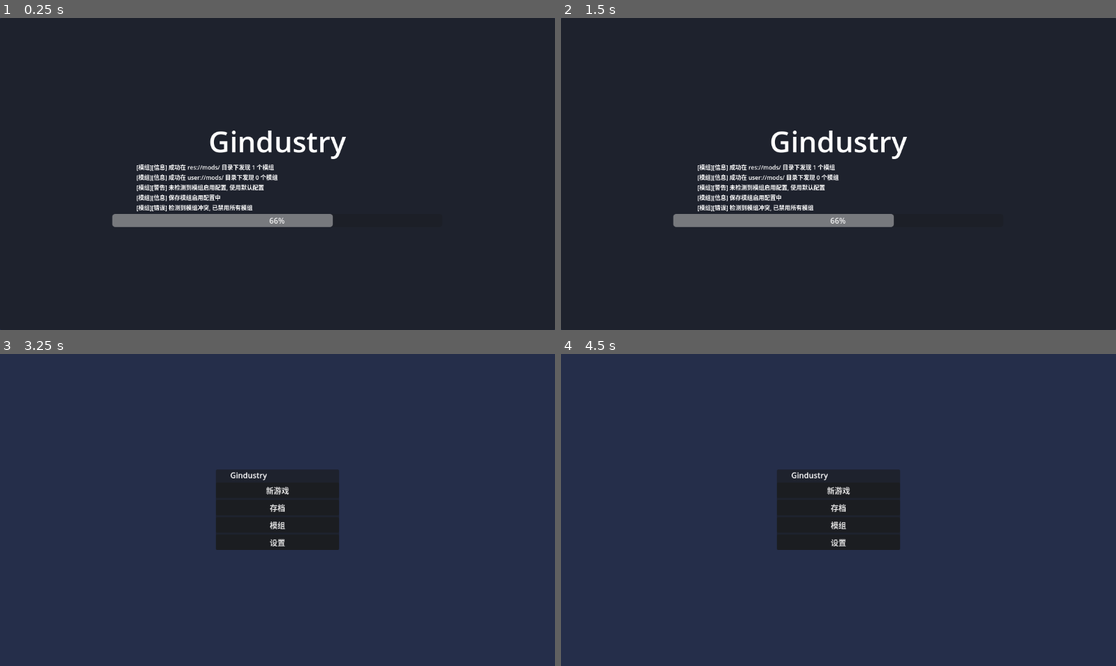
Above: before the commit, frames 1-4 (two rows, left to right).
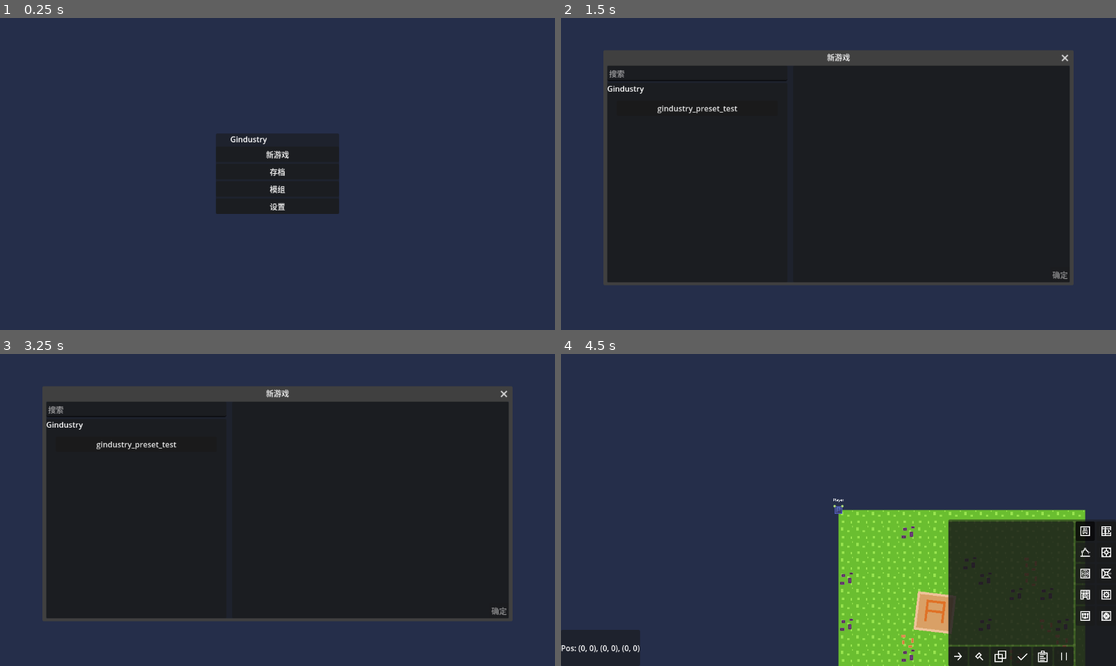
Above: after the commit, the same moments.

Repository: aawwaaa/gindustry
Game: Godot game, scene res://ui/main.tscn
Same seed, same stepped clock (60 frames per second), same inputs: the game is played once before the commit and once after it.
Inputs (mouse positions are in pixels of both pictures, inside the frame that each line leads up to):
- Up to frame 1 (0.25 s): no input
- Up to frame 2 (1.5 s): click (838, 155) at 0.5 s, where only the run after the commit has a clickable "新游戏"; click (838, 170) at 1.25 s, where only the run after the commit has a clickable "存档"
- Up to frame 3 (3.25 s): click (277, 525) at 2 s, where only the run after the commit has a clickable "模组"; click (277, 541) at 2.75 s, where only the run after the commit has a clickable "设置"
- Up to frame 4 (4.5 s): click (699, 444) at 3.5 s, where only the run after the commit has a clickable "gindustry_preset_test"; click (1060, 609) at 4.25 s, where only the run after the commit has a clickable "确定"

The runs differ from the first frame. In frame 1, 95% of the frame differs, in the area x 0-100%, y 0-100%; in frame 2, 46%; in frame 3, 58%; in frame 4, 31%.
Error before the commit: Parse Error: The member "DEFAULT_NAME" already exists in parent class ItemAdapter. (res://types/item/inventory.gd:8)

Commit message:
revert

Diff:
--- a/contents/buildings/dropped_item/dropped_item.gd
+++ b/contents/buildings/dropped_item/dropped_item.gd
@@ -14,13 +14,13 @@
 
 func _on_building_input_operation(operation: String, args: Array) -> void:
     if operation == "open_panel":
-        Global.input_handler.call_input_processor((ItemAdapter.DEFAULT_NAME), "access_target_ui", [self])
+        Global.input_handler.call_input_processor("item", "access_target_ui", [self])
     if operation == "drop_item":
-        Global.input_handler.call_input_processor((ItemAdapter.DEFAULT_NAME), "accept_drop_item", [self, args])
+        Global.input_handler.call_input_processor("item", "accept_drop_item", [self, args])
 
 func get_adapter_at(pos: Vector2i, type: String) -> EntityAdapter:
-    if pos != Vector2i.ZERO or type != (ItemAdapter.DEFAULT_NAME): return null
-    return entity.adapters[(ItemAdapter.DEFAULT_NAME)]
+    if pos != Vector2i.ZERO or type != "item": return null
+    return entity.adapters["item"]
 
 func _ready() -> void:
     inventory.content_display_group = entity.shadow.display_group
--- a/contents/buildings/test_build/test_build.gd
+++ b/contents/buildings/test_build/test_build.gd
@@ -9,7 +9,7 @@
 
 func _on_building_input_operation(operation: String, args: Array) -> void:
     if operation == "open_panel":
-        Global.input_handler.call_input_processor((ItemAdapter.DEFAULT_NAME), "access_target_ui", [self])
+        Global.input_handler.call_input_processor("item", "access_target_ui", [self])
 
 func _ready() -> void:
     item_select.content_display_group = entity.shadow.get_sub_node("group")
--- a/contents/input_handlers/desktop/desktop.gd
+++ b/contents/input_handlers/desktop/desktop.gd
@@ -17,7 +17,7 @@
     add_child(camera)
     item = DesktopInputHandler_Item.new(self)
     add_child(item)
-    input_processors[(ItemAdapter.DEFAULT_NAME)] = item
+    input_processors["item"] = item
     build = DesktopInputHandler_Build.new(self)
     add_child(build)
     input_processors["build"] = build
--- a/mods/gindustry/contents/presets/test/preset.gd
+++ b/mods/gindustry/contents/presets/test/preset.gd
@@ -48,7 +48,7 @@
     for type in ["copper", "lead", "titanium", "thorium", "coal", "sand"]:
         var item = Gindustry.items[type].create_item()
         item.amount = 80
-        player_entity.get_adapter((ItemAdapter.DEFAULT_NAME))._add_item(item)
+        player_entity.get_adapter("item")._add_item(item)
 
 func _load_preset() -> void:
     await Game.signal_game_loaded
--- a/types/building/tile_descriptor/polygon_tile_descriptor.gd
+++ /dev/null
@@ -1,26 +0,0 @@
-@tool
-class_name PolygonTileDescriptor
-extends TileDescriptorChild
-
-@export var polygon: PackedVector2Array = PackedVector2Array():
-    set(v): polygon = v; queue_redraw()
-
-func _draw() -> void:
-    draw_colored_polygon(polygon, Color(0.5, 0.5, 0.5, 0.5))
-
-func _ready() -> void:
-    queue_redraw()
-
-func _get_tiles() -> Array[Vector2i]:
-    var leftest = Vector2.ZERO
-    var rightest = Vector2.ZERO
-    for point in polygon:
-        leftest = leftest.min(point)
-        rightest = rightest.max(point)
-    var out = []
-    for x in range(floor(leftest.x / Global.TILE_SIZE), floor(rightest.x / Global.TILE_SIZE) + 1):
-        for y in range(floor(leftest.y / Global.TILE_SIZE), floor(rightest.y / Global.TILE_SIZE) + 1):
-            var tile = Vector2(Vector2i(x, y) * Global.TILE_SIZE_VECTOR)
-            if Geometry2D.is_point_in_polygon(tile, polygon):
-                out.append(Vector2i(x, y))
-    return out
--- a/types/building/tile_descriptor/tile_descriptor.gd
+++ /dev/null
@@ -1,14 +0,0 @@
-class_name TileDescriptor
-extends Node2D
-
-func get_tiles() -> Array[Vector2i]:
-    var out = []
-    for child in find_children("", "TileDescriptorChild"):
-        out += child.get_tiles()
-    return []
-
-func get_tiles_rotated(rotation: int) -> Array[Vector2i]:
-    var out = []
-    for tile in get_tiles():
-        out.append(Vector2(tile).rotated(Tile.to_entity_rot(rotation)).round())
-    return out
--- a/types/building/tile_descriptor/tile_descriptor_child.gd
+++ /dev/null
@@ -1,12 +0,0 @@
-class_name TileDescriptorChild
-extends Node2D
-
-func _get_tiles() -> Array[Vector2i]:
-    return []
-
-func get_tiles() -> Array[Vector2i]:
-    var out = []
-    var offset = ((global_position - owner.global_position) / Global.TILE_SIZE).round()
-    for tile in _get_tiles():
-        out += tile + offset
-    return out
--- a/types/buildings/conveyor/conveyor.gd
+++ b/types/buildings/conveyor/conveyor.gd
@@ -47,8 +47,8 @@
     return super._handle_get_data(name, source, source_component, args)
 
 func get_adapter_at(pos: Vector2i, type: String) -> EntityAdapter:
-    if pos != Vector2i.ZERO or type != (ItemAdapter.DEFAULT_NAME): return null
-    return entity.adapters[(ItemAdapter.DEFAULT_NAME)]
+    if pos != Vector2i.ZERO or type != "item": return null
+    return entity.adapters["item"]
 
 func get_component_at(pos: Vector2i, rot: int, type: String, ignore_side = false) -> BuildingComponent:
     if pos != entity.pos: return null
@@ -68,7 +68,7 @@
 
 func _on_building_input_operation(operation: String, args: Array = []) -> void:
     if operation == "drop_item":
-        Global.input_handler.call_input_processor((ItemAdapter.DEFAULT_NAME), "access_and_operate", [self, "drop_item", args])
+        Global.input_handler.call_input_processor("item", "access_and_operate", [self, "drop_item", args])
 
 func _on_building_remote_operation(source: Entity, operation: String, args: Array = []) -> void:
     if source.world != entity.world: return
@@ -174,7 +174,7 @@
     push_reached_item_for(target_component, track.right_track, Directions.right)
 
 func handle_break(unit: BuilderAdapterUnit) -> bool:
-    var item_adapter = unit.adapter.entity_node.get_adapter((ItemAdapter.DEFAULT_NAME)) as ItemAdapter
+    var item_adapter = unit.adapter.entity_node.get_adapter("item") as ItemAdapter
     if not item_adapter: return false
     for track in [track.left_track, track.right_track]:
         var removes = []
--- a/types/buildings/conveyor/modules/conveyor_module.gd
+++ b/types/buildings/conveyor/modules/conveyor_module.gd
@@ -32,8 +32,8 @@
     return super._handle_get_data(name, source, source_component, args)
 
 func get_adapter_at(pos: Vector2i, type: String) -> EntityAdapter:
-    if pos != Vector2i.ZERO or type != (ItemAdapter.DEFAULT_NAME): return null
-    return entity.adapters[(ItemAdapter.DEFAULT_NAME)]
+    if pos != Vector2i.ZERO or type != "item": return null
+    return entity.adapters["item"]
 
 func get_component_at(pos: Vector2i, rot: int, type: String, ignore_side = false) -> BuildingComponent:
     if pos != entity.pos: return null
@@ -84,7 +84,7 @@
     push_reached_item_for(target, track.right_track, Directions.right)
 
 func handle_break(unit: BuilderAdapterUnit) -> bool:
-    var item_adapter = unit.adapter.entity_node.get_adapter((ItemAdapter.DEFAULT_NAME)) as ItemAdapter
+    var item_adapter = unit.adapter.entity_node.get_adapter("item") as ItemAdapter
     if not item_adapter: return false
     for track in get_tracks().map(func(track): return [track.left_track, track.right_track]):
         for single_track in track:
--- a/types/entity/controller_adapter.gd
+++ b/types/entity/controller_adapter.gd
@@ -5,8 +5,6 @@
 signal controller_removed(controller: Controller)
 
 signal operation_received(operation: String, args: Array[Variant])
-
-const DEFAULT_NAME = "controller"
 
 """
 默认控制器, 由0~length优先级依次递减
--- a/types/entity/ui_panel_adapter.gd
+++ b/types/entity/ui_panel_adapter.gd
@@ -1,7 +1,5 @@
 class_name UIPanelAdapter
 extends EntityAdapter
-
-const DEFAULT_NAME = "panel"
 
 static var default_entity_info_panel_scene = load("res://ui/entity_info_panel/templates/default.tscn")
 
@@ -30,12 +28,12 @@
     return panel
 
 static func create_inventory_panel_for(entity: Entity) -> InventoryPanel:
-    var adapter = entity.get_adapter(UIPanelAdapter.DEFAULT_NAME) as UIPanelAdapter
+    var adapter = entity.get_adapter("panel") as UIPanelAdapter
     if adapter and adapter.inventory_panel_scene: return adapter.create_inventory_panel()
     return null
 
 static func create_entity_info_panel_for(entity: Entity) -> EntityInfoPanel:
-    var adapter = entity.get_adapter(UIPanelAdapter.DEFAULT_NAME) as UIPanelAdapter
+    var adapter = entity.get_adapter("panel") as UIPanelAdapter
     if adapter and adapter.entity_info_panel_scene: return adapter.create_entity_info_panel()
     var panel = default_entity_info_panel_scene.instantiate()
     panel.entity = entity
--- a/types/item/inventory.gd
+++ b/types/item/inventory.gd
@@ -4,8 +4,6 @@
 signal item_added(item: Item, amount: int)
 signal item_removed(item: Item, amount: int)
 signal inventory_slot_changed(slot_id: int, item_type_changed: bool)
-
-const DEFAULT_NAME = "inventory"
 
 @export var slots_size: int = 8:
     set(v):
@@ -123,7 +121,7 @@
 func drop_item(target: Entity, type: String = "all") -> void:
     if not entity_node.request_access_target(target.main_node): return
     var splited = split_dropped_item(type)
-    var overflow = target.get_adapter(ItemAdapter.DEFAULT_NAME).add_item(splited)
+    var overflow = target.get_adapter("item").add_item(splited)
     merge_overflowed_dropped_item(overflow)
     entity_node.clear_access_target()
 
@@ -218,7 +216,7 @@
     for slot in slots.size():
         if not is_slot_has_item(slot): continue
         var item = get_slot(slot)
-        var item_adapter = unit.adapter.entity_node.get_adapter(ItemAdapter.DEFAULT_NAME) as ItemAdapter
+        var item_adapter = unit.adapter.entity_node.get_adapter("item") as ItemAdapter
         set_slot(slot, item_adapter.add_item(item))
         if is_slot_has_item(slot): return false
     return true
--- a/types/item/item_adapter.gd
+++ b/types/item/item_adapter.gd
@@ -1,7 +1,5 @@
 class_name ItemAdapter
 extends EntityAdapter
-
-const DEFAULT_NAME = "item"
 
 @export var item_targets: Array[ItemAdapter] = []
 
--- a/ui/build/building_type_panel.gd
+++ b/ui/build/building_type_panel.gd
@@ -31,7 +31,7 @@
             requirement_node.apply_data(null, 0, 0)
             continue
         var requirement = requirements[index]
-        var item_adapter = Game.current_entity.get_adapter((ItemAdapter.DEFAULT_NAME)) as ItemAdapter
+        var item_adapter = Game.current_entity.get_adapter("item") as ItemAdapter
         var exists_item_amount = item_adapter.get_item_amount(requirement)
         requirement_node.apply_data(requirement, exists_item_amount, requirement.amount)
 
--- a/ui/player_inventory/player_inventory.gd
+++ b/ui/player_inventory/player_inventory.gd
@@ -38,7 +38,7 @@
 func _input(event: InputEvent) -> void:
     if Input.is_action_just_pressed("open_inventory"):
         hide()
-        Global.input_handler.call_input_processor((ItemAdapter.DEFAULT_NAME), "clear_access_target")
+        Global.input_handler.call_input_processor("item", "clear_access_target")
 
 func toggle_inventory() -> void:
     if not visible or not default_inventory_panel_inst.is_inside_tree():
@@ -46,7 +46,7 @@
         show()
     else:
         hide()
-        Global.input_handler.call_input_processor((ItemAdapter.DEFAULT_NAME), "clear_access_target")
+        Global.input_handler.call_input_processor("item", "clear_access_target")
 
 func _on_controller_target_access_target_changed(target: Node2D, from: Node2D) -> void:
     load_info(target.get_entity() if target else null)
